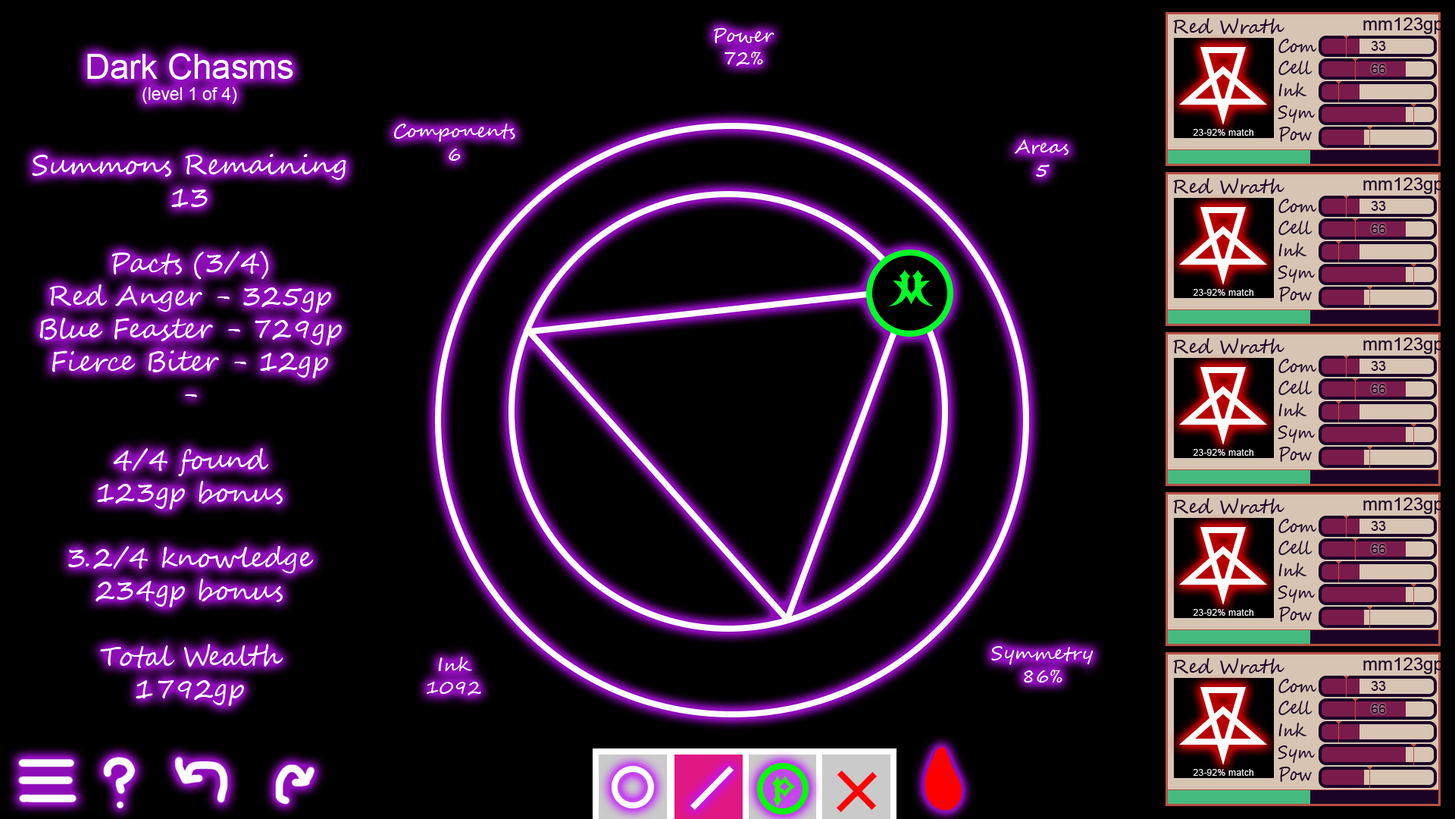
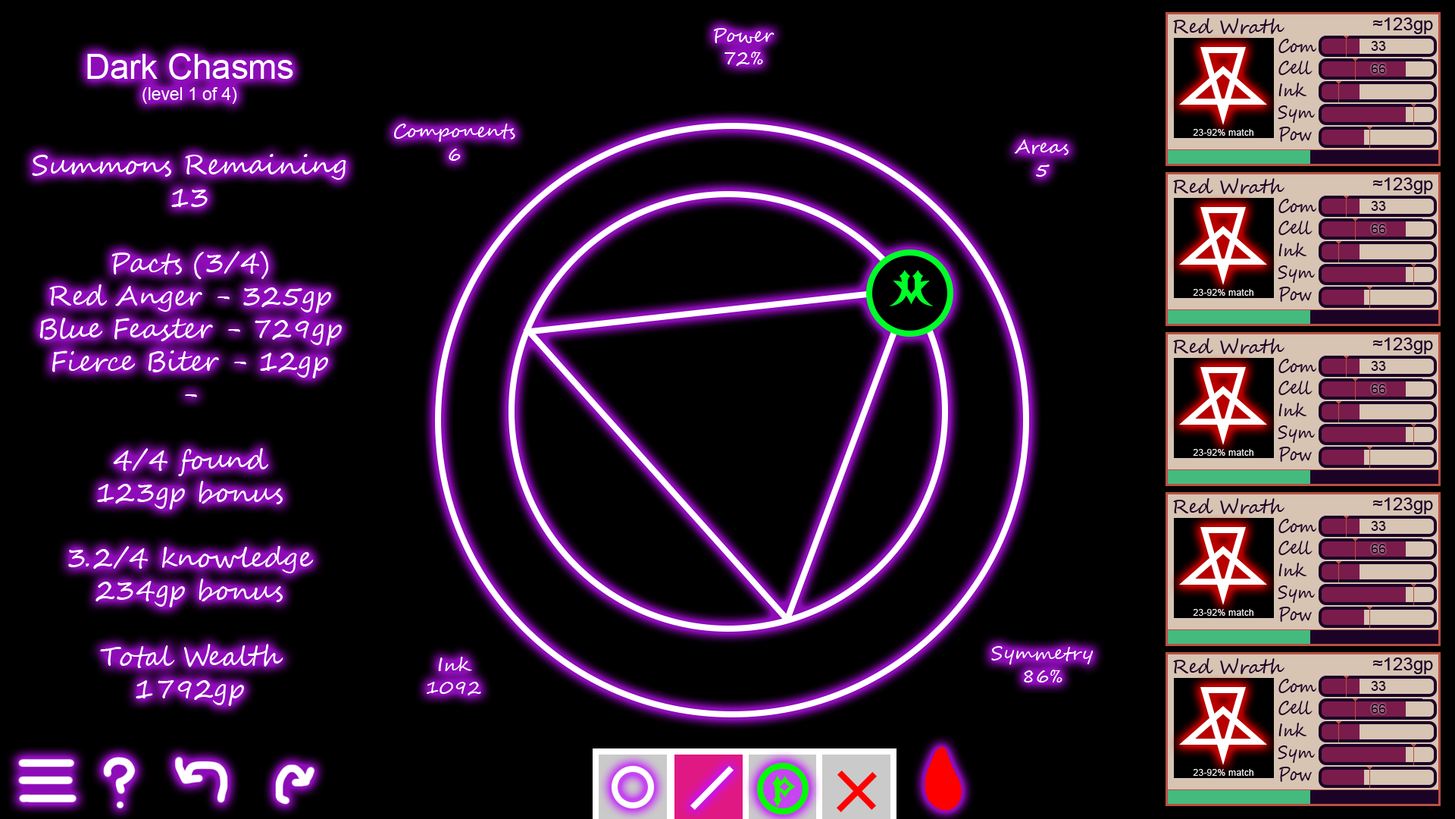
Layers edited between the first and the second w=1455, h=819 image:
painted on "Group 3 copy 4" over (1363, 657, 1441, 674)
painted on "Group 3 copy 3" over (1363, 497, 1441, 514)
painted on "Group 3 copy 2" over (1363, 17, 1441, 35)
painted on "Group 3 copy" over (1363, 177, 1441, 195)
painted on "Group 3" over (1363, 337, 1441, 354)
